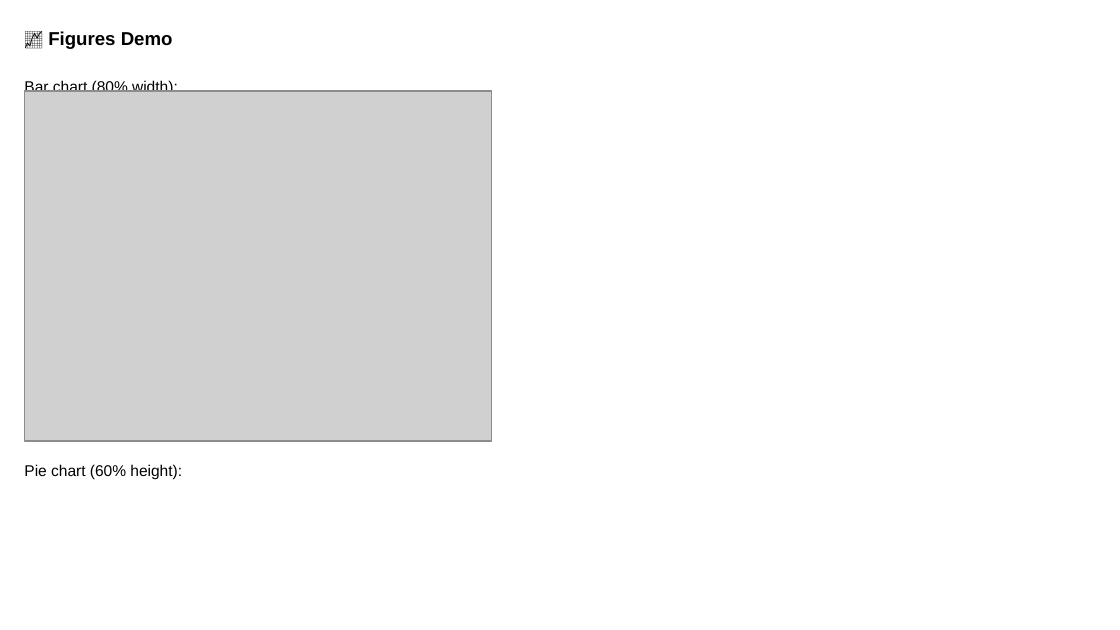
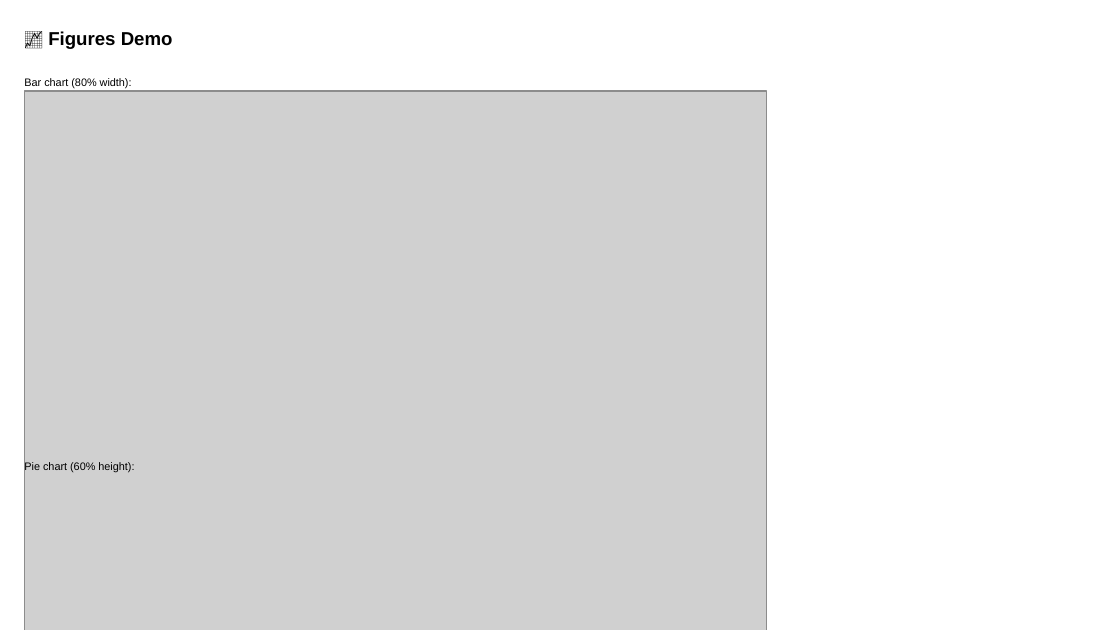
Before and after one commit to louisazhou/slidegenerator, a slide deck: slide 15 of output/comprehensive_demo_default.pptx. Drawn at 1120x630 pixels with LibreOffice and Linux fonts; fonts in the diff are those of the drawing; grey boxes stand for pictures. Boxes give left, top, right and bottom in pixels: in the first picture for what was removed or moved away, otherwise in the second. Text is boxed around its words. In the diff, an @@ line names an element or a change of style, - is before the commit and + after.

Commit message:
column layout with customized widths added

```diff
--- a/output/comprehensive_demo_default.pptx
+++ b/output/comprehensive_demo_default.pptx
@@ text "Bar chart (80% width):" at [24, 78, 132, 89]: size 10 to 7 pt @@
@@ picture: place and size @@
-picture at [25, 91, 492, 440]
+picture at [25, 91, 766, 630]
@@ text "Pie chart (60% height):" at [24, 462, 134, 473]: size 10 to 7 pt @@
```
Also in this commit, not shown: 16 other slides changed, 1 slide added, 17 other files.
